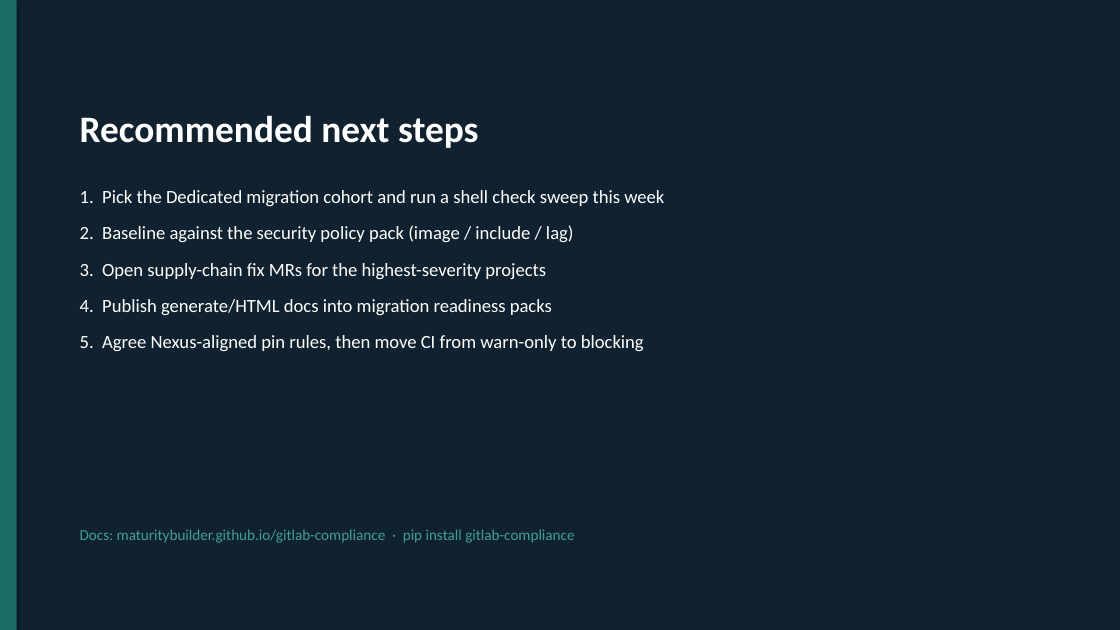
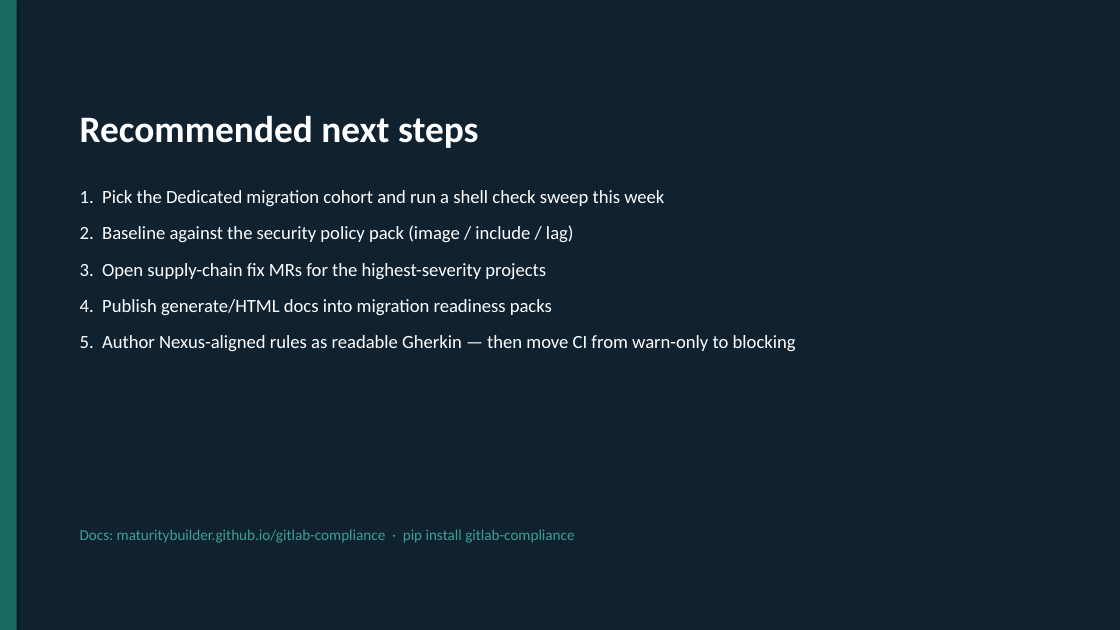
Before and after one commit to MaturityBuilder/gitlab-compliance, a slide deck: slide 16 of docs/presentations/gitlab-compliance-dedicated-nexus-impact.pptx (slide 15 before the commit). Drawn at 1120x630 pixels with LibreOffice and Linux fonts; fonts in the diff are those of the drawing. Boxes give left, top, right and bottom in pixels: in the first picture for what was removed or moved away, otherwise in the second. Text is boxed around its words. In the diff, an @@ line names an element or a change of style, - is before the commit and + after.

```diff
--- a/docs/presentations/gitlab-compliance-dedicated-nexus-impact.pptx
+++ b/docs/presentations/gitlab-compliance-dedicated-nexus-impact.pptx
@@ text at [80, 335, 796, 351]: text changed @@
-5. Agree Nexus-aligned pin rules, then move CI from warn-only to blocking
+5. Author Nexus-aligned rules as readable Gherkin — then move CI from warn-only to blocking
```
Also in this commit, not shown: 14 other slides changed, 1 slide added, 2 other files.
